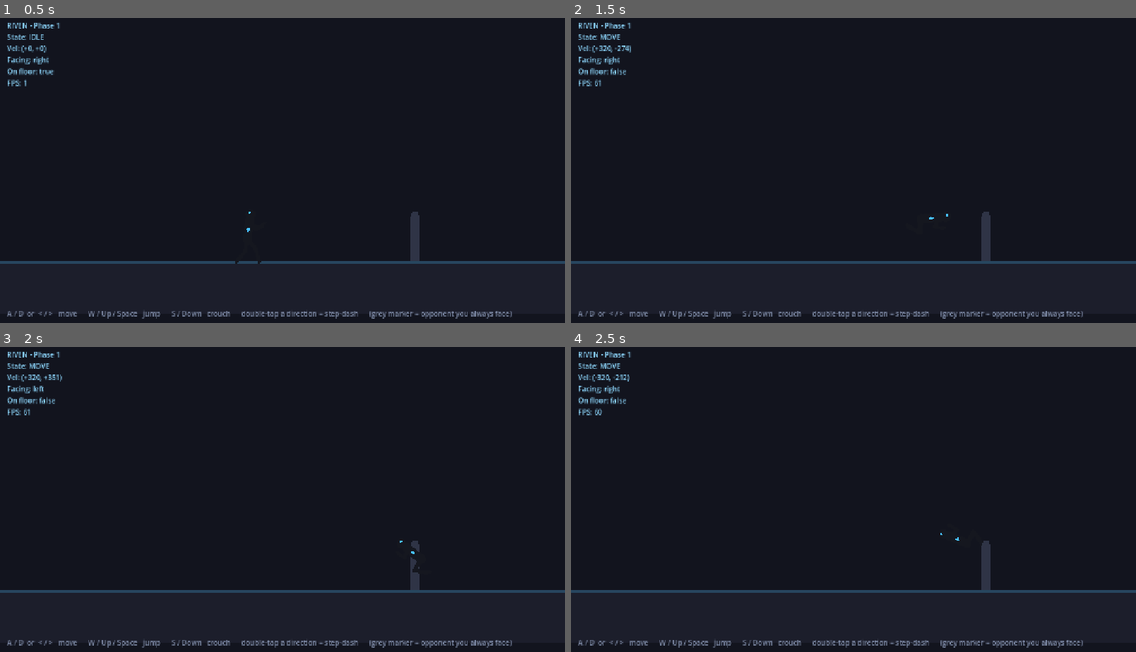
Above: before the commit, frames 1-4 (two rows, left to right).
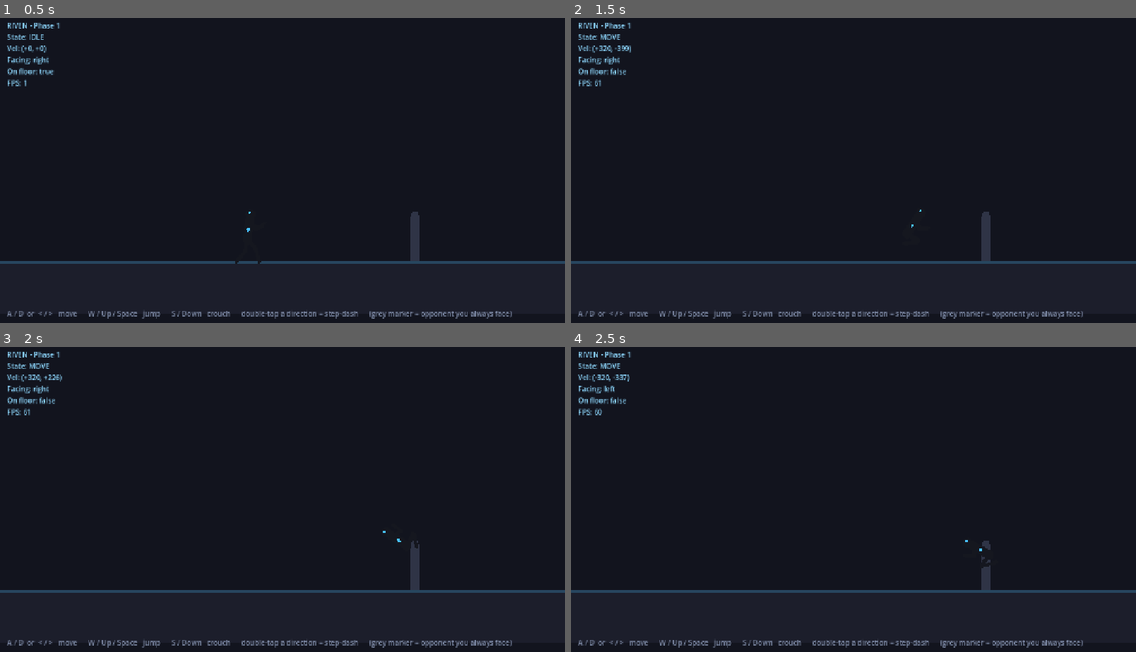
Above: after the commit, the same moments.

Repository: RJL-Marquez/RIVEN
Game: Godot game, scene res://scenes/Arena.tscn
Two runs of this game, one before a commit and one after it. Both use one fixed random seed, a clock stepped at 60 frames per second and the inputs below.
Inputs:
- Up to frame 1 (0.5 s): no input
- Up to frame 2 (1.5 s): tap Enter at 0.5 s; hold S (crouch) 0.53-1.28 s; hold D (move_right) from 0.53 s (still down); tap W (jump) at 0.77, 0.8, 1.07, 1.35 s
- Up to frame 3 (2 s): keep holding D (move_right); tap W (jump) at 1.52, 1.82 s; tap S (crouch) at 1.55 s
- Up to frame 4 (2.5 s): release D (move_right) at 2.03 s; hold A (move_left) from 2.03 s (still down); tap J (attack) at 2.1 s; tap W (jump) at 2.3 s

Frame 1 is identical in both runs. In frame 2, less than 0.1% of the frame differs, in the area x 8-67%, y 9-69%; in frame 3, 0.2%, in the area x 5-75%, y 9-75%; in frame 4, 0.2%.

Commit message:
Phase 1: tighter roll tuck + flip wind-up
- Rolls now use a tight diving/cannonball tuck (knees pulled to chest, shins
  folded), for a rounder, more compact ball.
- Airborne flips (j+f / j+b) get a short crouch wind-up before launch, gathering
  momentum like the normal jump's dip, via a launch delay in the MOVE state.

Co-Authored-By: Claude Opus 4.8 <noreply@anthropic.com>

Diff:
--- a/actors/fighter/fighter.gd
+++ b/actors/fighter/fighter.gd
@@ -43,6 +43,7 @@
 var _dash_dir := 1
 var _spin_sign := 1
 var _active: DashStyle
+var _launched := false
 var _time := 0.0
 var _last_tap := {-1: -999.0, 1: -999.0}
 var _opponent: Node2D
@@ -116,9 +117,10 @@
 	_active = m
 	_dash_dir = dir
 	_spin_sign = dir
-	velocity.x = dir * m.speed
-	if m.up > 0.0:
-		velocity.y = -m.up
+	# Airborne moves (flips) wind up with a short crouch before launching;
+	# grounded moves start immediately.
+	_launched = m.up <= 0.0
+	velocity.x = (dir * m.speed) if m.up <= 0.0 else 0.0
 	_set_state(State.MOVE)
 
 # -------------------------------------------------------------- states ---
@@ -164,13 +166,24 @@
 func _state_move() -> void:
 	var s := _active
 	var airborne := s.up > 0.0
+
+	# Airborne moves get a short crouch wind-up before launch (gather momentum).
+	if airborne and not _launched:
+		velocity.x = 0.0
+		if _state_time >= prejump_time:
+			velocity.y = -s.up
+			velocity.x = _dash_dir * s.speed
+			_launched = true
+		return
+
 	if s.spin > 0.0:
 		var dur := (2.0 * s.up / gravity) if airborne else s.time
-		var prog := clampf(_state_time / maxf(dur, 0.05), 0.0, 1.0)
+		var elapsed := (_state_time - prejump_time) if airborne else _state_time
+		var prog := clampf(elapsed / maxf(dur, 0.05), 0.0, 1.0)
 		rig.set_spin(float(_spin_sign) * s.spin * TAU * prog)
 	if airborne:
 		velocity.x = _dash_dir * s.speed
-		if _state_time > 0.1 and is_on_floor() and velocity.y >= 0.0:
+		if (_state_time - prejump_time) > 0.1 and is_on_floor() and velocity.y >= 0.0:
 			rig.set_spin(0.0)
 			_set_state(State.LAND)
 	else:
@@ -204,6 +217,10 @@
 		State.CROUCH: rig.set_anim("crouch")
 		State.PREJUMP: rig.set_anim("prejump")
 		State.JUMP: rig.set_anim("jump")
-		State.MOVE: rig.set_anim(_active.anim if _active else "idle")
+		State.MOVE:
+			if _active != null and _active.up > 0.0 and not _launched:
+				rig.set_anim("prejump")
+			else:
+				rig.set_anim(_active.anim if _active else "idle")
 		State.LAND: rig.set_anim("land")
 		_: rig.set_anim("idle")
--- a/actors/fighter/fighter_rig.gd
+++ b/actors/fighter/fighter_rig.gd
@@ -31,7 +31,7 @@
 # max(0, -cos(angle)) so the leading end rides the ground and nothing clips
 # below it. FLIP_LEN = feet-to-overhead-hands; ROLL_LEN = tuck radius.
 const FLIP_LEN := 132.0
-const ROLL_R := 60.0          # ball radius for center-pivot rolls
+const ROLL_R := 56.0          # ball radius for center-pivot rolls
 
 # name, parent (""=rig root), pos (offset from parent origin), rest angle (deg),
 # limb length, limb width. Leg bone rotations are overridden each frame by IK.
@@ -164,9 +164,10 @@
 	bones["lower_leg_" + prefix].rotation = sol.y
 
 func _tuck_legs() -> void:
+	# Tight diving / cannonball tuck: knees pulled to chest, shins folded in.
 	for side in ["front", "back"]:
-		bones["upper_leg_" + side].rotation = rest_rot["upper_leg_" + side] + deg_to_rad(-55.0)
-		bones["lower_leg_" + side].rotation = rest_rot["lower_leg_" + side] + deg_to_rad(110.0)
+		bones["upper_leg_" + side].rotation = rest_rot["upper_leg_" + side] + deg_to_rad(-70.0)
+		bones["lower_leg_" + side].rotation = rest_rot["lower_leg_" + side] + deg_to_rad(135.0)
 
 func _handspring_legs() -> void:
 	# Near-straight legs with a slight knee, for an arched handspring line.
@@ -271,7 +272,7 @@
 		"roll":
 			# Curl tightly into a ball (head tucked toward the knees).
 			return {
-				"torso": 130.0,
+				"torso": 135.0,
 				"upper_arm_back": -60.0,
 				"lower_arm_back": -120.0,
 				"upper_arm_front": -60.0,
